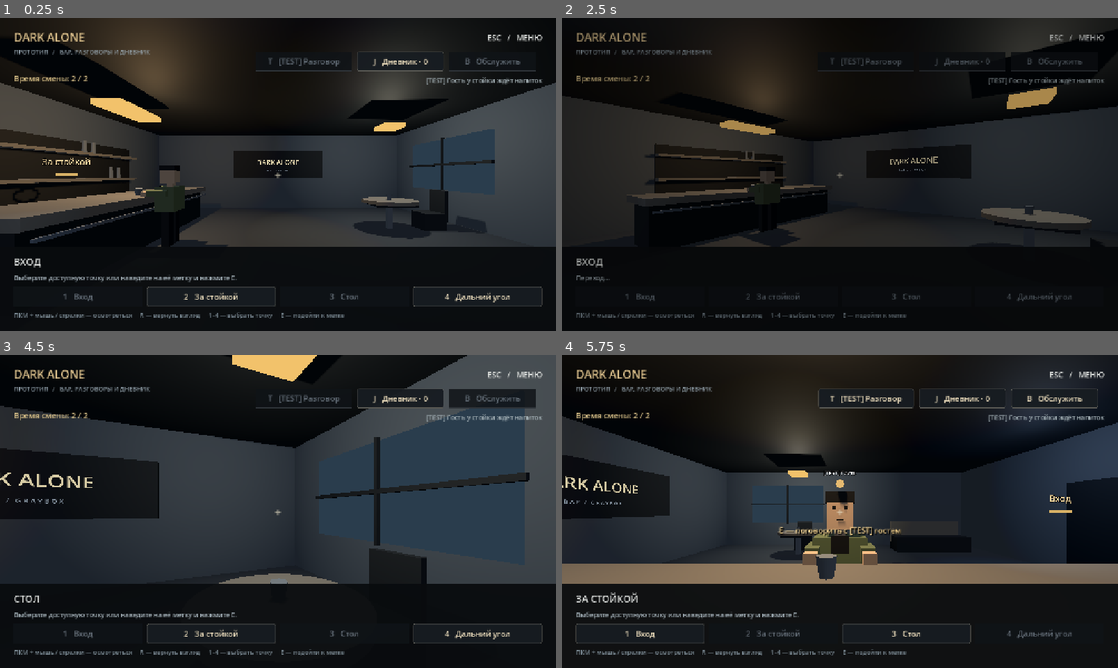
Above: before the commit, frames 1-4 (two rows, left to right).
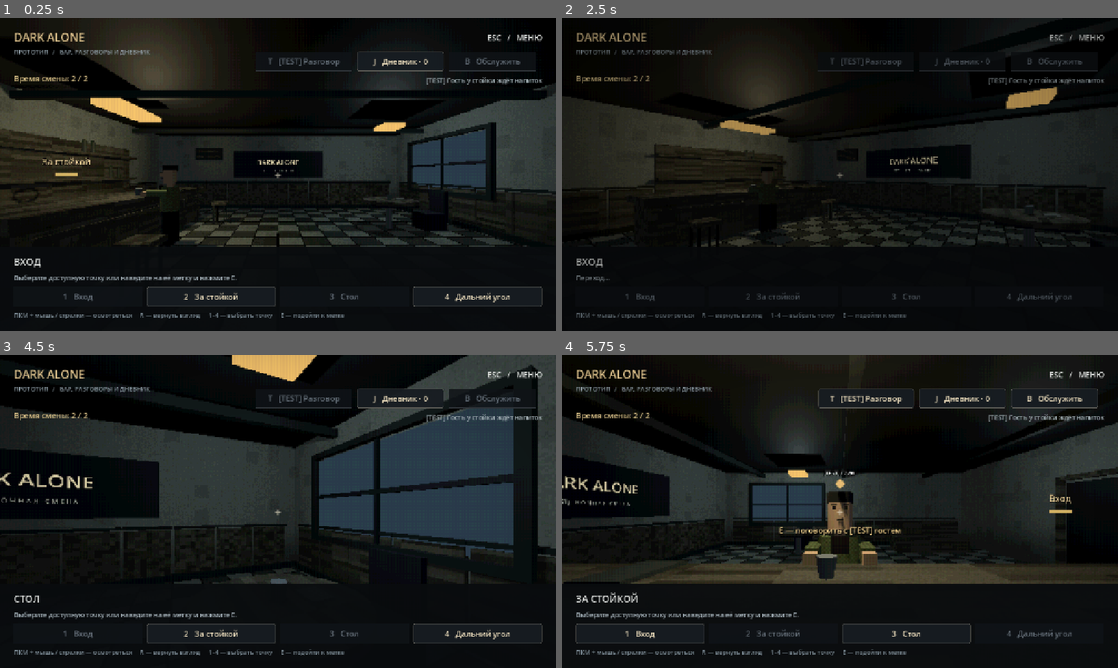
Above: after the commit, the same moments.

Repository: ZetMGC/Dark-Alone
Game: Godot game, scene res://scenes/main/main.tscn
The game is run twice, just before and just after one commit, with the same random seed, the same clock (stepped at 60 frames per second) and the same inputs.
Inputs:
- Up to frame 1 (0.25 s): no input
- Up to frame 2 (2.5 s): click "2 За стойкой" at 0.5 s; click "1 Вход" at 1.25 s; click "4 Дальний угол" at 2 s
- Up to frame 3 (4.5 s): click "3 Стол" at 2.75 s; click "J Дневник · 0" at 3.5 s; click "Вернуться в бар" at 4.25 s
- Up to frame 4 (5.75 s): click "2 За стойкой" at 5 s

The runs differ from the first frame. In frame 1, 17% of the frame differs, in the area x 0-100%, y 12-74%; in frame 2, 9.5%; in frame 3, 20%, in the area x 0-100%, y 0-74%; in frame 4, 17%.

Commit message:
feat(DA-030): add first PS1 bar art pass and presentation settings

Diff:
--- /dev/null
+++ b/assets/shaders/retro_screen.gdshader
@@ -0,0 +1,18 @@
+shader_type canvas_item;
+render_mode unshaded;
+
+uniform sampler2D screen_texture : hint_screen_texture, repeat_disable, filter_nearest;
+uniform float virtual_height = 360.0;
+
+void fragment() {
+	vec2 grid = vec2(virtual_height * SCREEN_PIXEL_SIZE.y / SCREEN_PIXEL_SIZE.x, virtual_height);
+	vec2 pixel = floor(SCREEN_UV * grid);
+	vec2 uv = (pixel + 0.5) / grid;
+	vec3 sample_color = textureLod(screen_texture, uv, 0.0).rgb;
+	// Неподвижная матрица: без временного шума, вспышек и дрожания камеры.
+	float pattern = mod(pixel.x, 2.0) * 2.0 + mod(pixel.y, 2.0);
+	sample_color = floor(sample_color * 31.0 + 0.5 + (pattern / 4.0 - 0.375) * 0.4) / 31.0;
+	vec2 radius = SCREEN_UV * 2.0 - 1.0;
+	float vignette = 1.0 - 0.16 * smoothstep(0.35, 1.5, dot(radius, radius));
+	COLOR = vec4(sample_color * vignette, 1.0);
+}
--- /dev/null
+++ b/assets/shaders/worn_surface.gdshader
@@ -0,0 +1,42 @@
+shader_type spatial;
+render_mode diffuse_lambert, specular_disabled;
+
+uniform vec4 tint : source_color = vec4(0.35, 0.35, 0.33, 1.0);
+// 0 — штукатурка, 1 — плитка, 2 — древесина, 3 — ткань.
+uniform int surface_kind = 0;
+uniform float pixel_density = 48.0;
+varying vec3 world_position;
+varying vec3 world_normal;
+
+float grain(vec3 p) {
+	return fract(sin(dot(p, vec3(12.9898, 78.233, 37.719))) * 43758.5453);
+}
+
+void vertex() {
+	world_position = (MODEL_MATRIX * vec4(VERTEX, 1.0)).xyz;
+	world_normal = normalize(MODEL_NORMAL_MATRIX * NORMAL);
+}
+
+void fragment() {
+	vec3 p = floor(world_position * pixel_density);
+	float fine = grain(p);
+	float stains = grain(floor(world_position * 3.0));
+	float value = 0.87 + fine * 0.12 - step(stains, 0.14) * 0.08;
+	if (surface_kind == 1) {
+		vec2 tile = world_position.xz * 1.6;
+		vec2 edge = min(fract(tile), 1.0 - fract(tile));
+		float checker = mod(floor(tile.x) + floor(tile.y), 2.0);
+		value *= mix(0.55, 1.0, checker);
+		value *= mix(0.3, 1.0, step(0.025, min(edge.x, edge.y)));
+	} else if (surface_kind == 2) {
+		float streak = grain(vec3(floor(p.x * 0.18), floor(p.y * 0.25), floor(p.z * 0.025)));
+		value *= 0.67 + streak * 0.45;
+	} else if (surface_kind == 3) {
+		value *= 0.86 + mod(p.y + p.z, 2.0) * 0.14;
+	} else {
+		float damp = 1.0 - smoothstep(0.2, 1.35, world_position.y);
+		value *= 1.0 - damp * 0.28;
+	}
+	ALBEDO = tint.rgb * value;
+	ROUGHNESS = 0.95;
+}
--- a/scenes/characters/test_guest.tscn
+++ b/scenes/characters/test_guest.tscn
@@ -1,6 +1,7 @@
-[gd_scene load_steps=11 format=3]
+[gd_scene load_steps=12 format=3]
 
 [ext_resource type="Script" path="res://scripts/characters/service_guest.gd" id="1"]
+[ext_resource type="Script" path="res://scripts/presentation/guest_art.gd" id="2_art"]
 
 [sub_resource type="SphereShape3D" id="Target"]
 radius = 0.32
@@ -52,6 +53,7 @@
 shape = SubResource("Target")
 
 [node name="Body" type="Node3D" parent="."]
+script = ExtResource("2_art")
 
 [node name="Head" type="MeshInstance3D" parent="Body"]
 position = Vector3(0, 0, 0)
--- a/scenes/levels/bar_graybox.tscn
+++ b/scenes/levels/bar_graybox.tscn
@@ -1,7 +1,8 @@
-[gd_scene load_steps=14 format=3]
+[gd_scene load_steps=15 format=3]
 
 [ext_resource type="PackedScene" path="res://scenes/levels/block.tscn" id="1_block"]
 [ext_resource type="PackedScene" path="res://scenes/navigation/anchor_point.tscn" id="2_anchor"]
+[ext_resource type="Script" path="res://scripts/presentation/bar_art.gd" id="3_art"]
 
 [sub_resource type="Environment" id="Environment"]
 background_mode = 1
@@ -63,6 +64,9 @@
 material = SubResource("Counter")
 
 [node name="BarLevel" type="Node3D"]
+
+[node name="Art" type="Node3D" parent="."]
+script = ExtResource("3_art")
 
 [node name="WorldEnvironment" type="WorldEnvironment" parent="."]
 environment = SubResource("Environment")
--- a/scenes/main/main.tscn
+++ b/scenes/main/main.tscn
@@ -11,6 +11,7 @@
 [ext_resource type="PackedScene" path="res://scenes/characters/test_guest.tscn" id="9"]
 [ext_resource type="PackedScene" path="res://scenes/ui/service_panel.tscn" id="10"]
 [ext_resource type="PackedScene" path="res://scenes/ui/shift_summary_panel.tscn" id="11"]
+[ext_resource type="PackedScene" path="res://scenes/presentation/presentation.tscn" id="12"]
 
 [node name="Main" type="Node3D"]
 script = ExtResource("1")
@@ -38,3 +39,5 @@
 [node name="ServicePanel" parent="." instance=ExtResource("10")]
 
 [node name="ShiftSummaryPanel" parent="." instance=ExtResource("11")]
+
+[node name="Presentation" parent="." instance=ExtResource("12")]
--- /dev/null
+++ b/scenes/presentation/presentation.tscn
@@ -0,0 +1,23 @@
+[gd_scene load_steps=4 format=3]
+
+[ext_resource type="Script" path="res://scripts/presentation/presentation_controller.gd" id="1"]
+[ext_resource type="Shader" path="res://assets/shaders/retro_screen.gdshader" id="2"]
+
+[sub_resource type="ShaderMaterial" id="Retro"]
+shader = ExtResource("2")
+
+[node name="Presentation" type="CanvasLayer"]
+layer = 2
+script = ExtResource("1")
+
+[node name="Screen" type="ColorRect" parent="."]
+anchors_preset = 15
+anchor_right = 1.0
+anchor_bottom = 1.0
+grow_horizontal = 2
+grow_vertical = 2
+mouse_filter = 2
+material = SubResource("Retro")
+
+[node name="Ambience" type="AudioStreamPlayer" parent="."]
+volume_db = -9.0
--- a/scenes/ui/navigation_hud.tscn
+++ b/scenes/ui/navigation_hud.tscn
@@ -171,6 +171,27 @@
 text = "Разговор и дневник\nУ стойки доступен [TEST] разговор."
 horizontal_alignment = 1
 
+[node name="RetroCheck" type="CheckButton" parent="Screen/Menu/Center/Content"]
+unique_name_in_owner = true
+layout_mode = 2
+text = "Ретро-изображение"
+button_pressed = true
+tooltip_text = "Пиксельное изображение и мягкая виньетка. Текст интерфейса остаётся чётким."
+
+[node name="AmbienceLabel" type="Label" parent="Screen/Menu/Center/Content"]
+unique_name_in_owner = true
+layout_mode = 2
+text = "Фоновый звук: 35%"
+
+[node name="AmbienceVolume" type="HSlider" parent="Screen/Menu/Center/Content"]
+unique_name_in_owner = true
+custom_minimum_size = Vector2(0, 32)
+layout_mode = 2
+max_value = 1.0
+step = 0.05
+value = 0.35
+tooltip_text = "Громкость фонового гула. Ноль полностью отключает звук."
+
 [node name="Resume" type="Button" parent="Screen/Menu/Center/Content"]
 unique_name_in_owner = true
 custom_minimum_size = Vector2(0, 52)
--- a/scripts/main/main.gd
+++ b/scripts/main/main.gd
@@ -63,6 +63,7 @@
 	_session.service_completed.connect(_on_service_completed)
 	_trigger.dialogue_requested.connect(_start_dialogue)
 	_refresh_navigation()
+	$Presentation.configure_controls(_hud)
 
 
 func _input(event: InputEvent) -> void:
--- /dev/null
+++ b/scripts/presentation/bar_art.gd
@@ -0,0 +1,119 @@
+extends Node3D
+## Декоративный проход: не меняет коллизии, якоря или игровые данные.
+
+const SURFACE = preload("res://assets/shaders/worn_surface.gdshader")
+var _wood: ShaderMaterial
+var _iron: StandardMaterial3D
+
+
+func _ready() -> void:
+	var geometry := get_parent().get_node("Geometry")
+	var plaster := _material(Color(0.39, 0.4, 0.38), 0)
+	var tile := _material(Color(0.36, 0.37, 0.34), 1)
+	_wood = _material(Color(0.26, 0.25, 0.22), 2)
+	_iron = StandardMaterial3D.new()
+	_iron.albedo_color = Color(0.09, 0.105, 0.1)
+	_iron.roughness = 0.85
+	for child in geometry.get_children():
+		if not child is MeshInstance3D:
+			continue
+		if str(child.name).ends_with("Wall"):
+			child.material_override = plaster
+		elif child.name == &"Floor":
+			child.material_override = tile
+		elif str(child.name).begins_with("Counter") or str(child.name).begins_with("Shelf") or child.name in [&"Bench", &"BenchBack", &"TableTop"]:
+			child.material_override = _wood
+	geometry.get_node("SignCaption").text = "[TEST]   Н О Ч Н А Я   С М Е Н А"
+	geometry.get_node("SignCaption").modulate = Color(0.6, 0.62, 0.58)
+	# Нижние панели, фризы и плинтус разделяют крупные плоскости.
+	for x in range(-5, 6):
+		_box(Vector3(x, 0.62, -6.82), Vector3(0.94, 1.18, 0.08), _wood)
+		_box(Vector3(x, 1.27, -6.78), Vector3(0.98, 0.06, 0.12), _iron)
+	for z in range(-6, 5):
+		for x in [-5.82, 5.82]:
+			_box(Vector3(x, 0.62, z), Vector3(0.09, 1.18, 0.94), _wood)
+			_box(Vector3(x, 1.27, z), Vector3(0.12, 0.06, 0.98), _iron)
+	_box(Vector3(0, 0.08, -6.76), Vector3(11.7, 0.16, 0.12), _iron)
+	for x in [-5.78, 5.78]:
+		_box(Vector3(x, 0.08, -1), Vector3(0.12, 0.16, 11.6), _iron)
+	# Балки, вентиляционная решётка, обрамление двери и окна.
+	for z in [-5.0, -1.0, 3.0]:
+		_box(Vector3(0, 3.42, z), Vector3(11.8, 0.18, 0.16), _iron)
+	for x in [-0.88, 0.88]:
+		_box(Vector3(x, 1.25, 4.71), Vector3(0.12, 2.5, 0.15), _wood)
+	_box(Vector3(0, 2.52, 4.71), Vector3(1.9, 0.12, 0.15), _wood)
+	_box(Vector3(0.52, 1.1, 4.7), Vector3(0.24, 0.035, 0.05), _iron)
+	_box(Vector3(-3.35, 2.65, -6.72), Vector3(1.25, 0.62, 0.08), _iron)
+	for index in 8:
+		_box(Vector3(-3.35, 2.4 + index * 0.07, -6.65), Vector3(1.12, 0.025, 0.08), _wood)
+	for z in [-5.6, -2.0]:
+		_box(Vector3(5.72, 2, z), Vector3(0.15, 2.02, 0.12), _iron)
+	for y in [1.02, 2.98]:
+		_box(Vector3(5.72, y, -3.8), Vector3(0.15, 0.12, 3.72), _iron)
+	# Простые табуреты и неинтерактивные предметы.
+	for z in [-3.5, 0.7]:
+		_stool(Vector3(-1.95, 0, z))
+	_box(Vector3(-3.2, 1.18, -2.8), Vector3(0.62, 0.035, 0.36), _iron)
+	_box(Vector3(3.7, 0.91, -2.7), Vector3(0.22, 0.025, 0.3), plaster)
+	# Панели передней стенки стойки.
+	for index in 8:
+		_box(Vector3(-3.025, 0.5, -4.2 + index * 0.72), Vector3(0.05, 0.8, 0.64), _wood)
+	_style_bottles()
+	_style_light()
+
+
+func _material(color: Color, kind: int) -> ShaderMaterial:
+	var result := ShaderMaterial.new()
+	result.shader = SURFACE
+	result.set_shader_parameter("tint", color)
+	result.set_shader_parameter("surface_kind", kind)
+	return result
+
+
+func _box(at: Vector3, size: Vector3, material: Material) -> MeshInstance3D:
+	var node := MeshInstance3D.new()
+	var mesh := BoxMesh.new()
+	mesh.size = size
+	node.mesh = mesh
+	node.material_override = material
+	node.position = at
+	add_child(node)
+	return node
+
+
+func _stool(at: Vector3) -> void:
+	_box(at + Vector3(0, 0.68, 0), Vector3(0.48, 0.09, 0.48), _wood)
+	for x in [-0.17, 0.17]:
+		for z in [-0.17, 0.17]:
+			_box(at + Vector3(x, 0.32, z), Vector3(0.045, 0.64, 0.045), _iron)
+
+
+func _style_bottles() -> void:
+	for node in get_parent().get_node("Props").get_children():
+		if not str(node.name).begins_with("Bottle"):
+			continue
+		var bottle := StandardMaterial3D.new()
+		bottle.albedo_color = Color(0.15, 0.17, 0.14)
+		bottle.roughness = 0.65
+		node.material_override = bottle
+		_box(node.position + Vector3(0.0, 0.13, 0.0), Vector3(0.05, 0.18, 0.05), bottle)
+
+
+func _style_light() -> void:
+	var level := get_parent()
+	var environment: Environment = level.get_node("WorldEnvironment").environment.duplicate()
+	level.get_node("WorldEnvironment").environment = environment
+	environment.background_color = Color(0.025, 0.03, 0.032)
+	environment.ambient_light_color = Color(0.48, 0.51, 0.51)
+	environment.ambient_light_energy = 0.46
+	level.get_node("Fill").light_energy = 0.12
+	var counter := level.get_node("Lights/CounterLight") as OmniLight3D
+	counter.light_color = Color(0.9, 0.83, 0.65)
+	counter.light_energy = 2.0
+	counter.omni_range = 6.0
+	var table := level.get_node("Lights/TableLight") as OmniLight3D
+	table.light_color = Color(0.62, 0.69, 0.7)
+	table.light_energy = 1.4
+	var entry := level.get_node("Lights/EntryLight") as OmniLight3D
+	entry.light_color = Color(0.57, 0.63, 0.65)
+	entry.light_energy = 0.85
--- /dev/null
+++ b/scripts/presentation/guest_art.gd
@@ -0,0 +1,27 @@
+extends Node3D
+## TEST-силуэт: гранёные формы и ткань, без канонической личности.
+
+
+func _ready() -> void:
+	var coat := ShaderMaterial.new()
+	coat.shader = preload("res://assets/shaders/worn_surface.gdshader")
+	coat.set_shader_parameter("tint", Color(0.29, 0.32, 0.22))
+	coat.set_shader_parameter("surface_kind", 3)
+	for name in ["Torso", "LeftArm", "RightArm"]:
+		get_node(name).material_override = coat
+	for name in ["Head", "Hair", "Torso"]:
+		var mesh := CylinderMesh.new()
+		mesh.radial_segments = 8
+		mesh.rings = 1
+		mesh.height = 1.0
+		mesh.top_radius = 0.43 if name == "Torso" else 0.5
+		mesh.bottom_radius = 0.5
+		get_node(name).mesh = mesh
+	for z in [-0.065, 0.065]:
+		var brow := MeshInstance3D.new()
+		var shape := BoxMesh.new()
+		shape.size = Vector3(0.014, 0.017, 0.055)
+		brow.mesh = shape
+		brow.position = Vector3(0.161, 0.073, z)
+		brow.material_override = $Hair.material_override
+		add_child(brow)
--- /dev/null
+++ b/scripts/presentation/presentation_controller.gd
@@ -0,0 +1,92 @@
+class_name PresentationController
+extends CanvasLayer
+## Только оформление и настройки восприятия; не хранит игровой прогресс.
+
+static var _retro_enabled: bool = true
+static var _ambience_gain: float = 0.35
+static var _hum: AudioStreamWAV
+
+var _retro_control: CheckButton
+var _volume_control: HSlider
+var _volume_label: Label
+
+
+func _ready() -> void:
+	$Screen.visible = _retro_enabled
+	if _hum == null:
+		_hum = _make_hum()
+	$Ambience.stream = _hum
+	_apply_volume()
+
+
+func configure_controls(hud: NavigationHUD) -> void:
+	_retro_control = hud.get_node("%RetroCheck")
+	_volume_control = hud.get_node("%AmbienceVolume")
+	_volume_label = hud.get_node("%AmbienceLabel")
+	_retro_control.set_pressed_no_signal(_retro_enabled)
+	_volume_control.set_value_no_signal(_ambience_gain)
+	_update_label()
+	_retro_control.toggled.connect(set_retro_enabled)
+	_volume_control.value_changed.connect(set_ambience_gain)
+
+
+func set_retro_enabled(value: bool) -> void:
+	_retro_enabled = value
+	$Screen.visible = value
+	if is_instance_valid(_retro_control):
+		_retro_control.set_pressed_no_signal(value)
+
+
+func is_retro_enabled() -> bool:
+	return _retro_enabled
+
+
+func set_ambience_gain(value: float) -> void:
+	if not is_finite(value):
+		return
+	_ambience_gain = clampf(value, 0.0, 1.0)
+	_apply_volume()
+	_update_label()
+	if is_instance_valid(_volume_control):
+		_volume_control.set_value_no_signal(_ambience_gain)
+
+
+func get_ambience_gain() -> float:
+	return _ambience_gain
+
+
+func _apply_volume() -> void:
+	$Ambience.volume_db = linear_to_db(maxf(_ambience_gain, 0.0001))
+	if _ambience_gain == 0.0:
+		$Ambience.stop()
+	elif not $Ambience.playing and AudioServer.get_driver_name() != "Dummy":
+		$Ambience.play()
+
+
+func _update_label() -> void:
+	if is_instance_valid(_volume_label):
+		_volume_label.text = "Фоновый звук: %d%%" % roundi(_ambience_gain * 100.0)
+
+
+func _make_hum() -> AudioStreamWAV:
+	const RATE := 11025
+	const COUNT := RATE * 4
+	var pcm := PackedByteArray()
+	pcm.resize(COUNT * 2)
+	var random := RandomNumberGenerator.new()
+	random.seed = 30030
+	var noise: float = 0.0
+	for frame in COUNT:
+		var time := float(frame) / RATE
+		noise = lerpf(noise, random.randf_range(-1.0, 1.0), 0.06)
+		var signal_value := sin(TAU * 55.0 * time) * 0.035 + sin(TAU * 110.0 * time) * 0.008
+		# Огибающая шума с нулём на стыке; синусы укладываются в целые периоды.
+		signal_value += noise * 0.055 * sin(PI * float(frame) / COUNT)
+		pcm.encode_s16(frame * 2, roundi(clampf(signal_value, -1.0, 1.0) * 32767.0))
+	var result := AudioStreamWAV.new()
+	result.format = AudioStreamWAV.FORMAT_16_BITS
+	result.mix_rate = RATE
+	result.data = pcm
+	result.loop_mode = AudioStreamWAV.LOOP_FORWARD
+	result.loop_end = COUNT
+	return result
--- /dev/null
+++ b/tests/presentation_test.gd
@@ -0,0 +1,67 @@
+extends SceneTree
+
+var _checks: int = 0
+var _failures: int = 0
+
+
+func _initialize() -> void:
+	_run.call_deferred()
+
+
+func _expect(value: bool, message: String) -> void:
+	_checks += 1
+	if not value:
+		_failures += 1
+		printerr("FAIL: " + message)
+
+
+func _run() -> void:
+	create_timer(20).timeout.connect(func() -> void:
+		printerr("FAIL: presentation test timed out")
+		quit(1)
+	)
+	var main := (load("res://scenes/main/main.tscn") as PackedScene).instantiate()
+	root.add_child(main)
+	current_scene = main
+	await process_frame
+	var presentation := main.get_node("Presentation") as PresentationController
+	var hud := main.get_node("NavigationHUD") as NavigationHUD
+	var rig := main.get_node("AnchorCamera") as AnchorCamera
+	var session := main.get_node("NarrativeSession") as NarrativeSession
+	var state_before := [session.shift.remaining, session.service.served, session.journal.get_entries().size(), rig.current_anchor_id]
+	_expect(presentation.layer < hud.layer and presentation.get_node("Screen").mouse_filter == Control.MOUSE_FILTER_IGNORE, "Effect stays below UI and does not intercept input")
+	_expect(presentation.is_retro_enabled(), "Retro on by default")
+	session.open_menu()
+	hud.get_node("%RetroCheck").button_pressed = false
+	_expect(not presentation.is_retro_enabled() and not presentation.get_node("Screen").visible, "Menu disables entire effect")
+	hud.get_node("%AmbienceVolume").value = 0
+	_expect(presentation.get_ambience_gain() == 0 and not presentation.get_node("Ambience").playing, "Zero volume silences ambience")
+	presentation.set_ambience_gain(INF)
+	_expect(presentation.get_ambience_gain() == 0, "Non-finite volume ignored")
+	presentation.set_ambience_gain(2.0)
+	_expect(presentation.get_ambience_gain() == 1.0, "Volume bounded")
+	presentation.set_ambience_gain(0.0)
+	var sound: AudioStreamWAV = presentation.get_node("Ambience").stream
+	_expect(sound != null and sound.mix_rate == 11025 and sound.loop_end == 44100, "Loop format and duration stable")
+	var peak: int = 0
+	for index in range(0, sound.data.size(), 2):
+		peak = maxi(peak, absi(sound.data.decode_s16(index)))
+	_expect(peak > 500 and peak < 4000, "Hum non-silent and has headroom")
+	_expect(state_before == [session.shift.remaining, session.service.served, session.journal.get_entries().size(), rig.current_anchor_id], "Presentation settings cannot change gameplay")
+	_expect(session.mode == NarrativeSession.MENU, "Settings do not leave modal menu")
+	current_scene = null
+	main.queue_free()
+	await process_frame
+	main = (load("res://scenes/main/main.tscn") as PackedScene).instantiate()
+	root.add_child(main)
+	current_scene = main
+	await process_frame
+	presentation = main.get_node("Presentation")
+	_expect(not presentation.is_retro_enabled() and presentation.get_ambience_gain() == 0, "Per-process preferences survive scene replacement")
+	_expect(not main.get_node("NavigationHUD/%RetroCheck").button_pressed and main.get_node("NavigationHUD/%AmbienceVolume").value == 0, "Controls reflect retained preferences")
+	presentation.set_retro_enabled(true)
+	presentation.set_ambience_gain(0.35)
+	main.queue_free()
+	await process_frame
+	print("%s: presentation, %d checks, %d failures" % ["PASS" if _failures == 0 else "FAIL", _checks, _failures])
+	quit(0 if _failures == 0 else 1)
--- /dev/null
+++ b/tools/capture_art_preview.gd
@@ -0,0 +1,66 @@
+extends SceneTree
+
+var _output: String
+var _suffix: String = ""
+
+
+func _initialize() -> void:
+	_capture.call_deferred()
+
+
+func _capture() -> void:
+	if DisplayServer.get_name() == "headless":
+		printerr("Art capture requires a rendering display driver")
+		quit(1)
+		return
+	_output = ProjectSettings.globalize_path("res://artifacts")
+	DirAccess.make_dir_recursive_absolute(_output)
+	var ignore := FileAccess.open(_output.path_join(".gdignore"), FileAccess.WRITE)
+	ignore.close()
+	if "--small" in OS.get_cmdline_user_args():
+		_suffix = "_small"
+		DisplayServer.window_set_size(Vector2i(960, 600))
+	var main := (load("res://scenes/main/main.tscn") as PackedScene).instantiate()
+	root.add_child(main)
+	current_scene = main
+	var rig := main.get_node("AnchorCamera") as AnchorCamera
+	var presentation := main.get_node("Presentation") as PresentationController
+	var session := main.get_node("NarrativeSession") as NarrativeSession
+	for destination: StringName in [&"entry", &"counter", &"table", &"corner"]:
+		if destination != rig.current_anchor_id:
+			rig.request_move(destination)
+			await rig.anchor_reached
+		await _save(str(destination))
+		if destination == &"counter":
+			presentation.set_retro_enabled(false)
+			await _save("counter_clean")
+			presentation.set_retro_enabled(true)
+			# Медленный обзор в обе стороны, без автоматической тряски.
+			for direction in [-1.0, 1.0]:
+				for frame in 30:
+					rig.apply_look_delta(Vector2(direction * 0.006, 0))
+					await process_frame
+				await _save("look_left" if direction < 0 else "look_center")
+			rig.reset_look()
+			session.open_menu()
+			await _save("settings")
+			session.resume_menu()
+			main.start_test_dialogue()
+			await _save("dialogue")
+			session.open_journal()
+			await _save("journal")
+			session.close_journal()
+			session.cancel_dialogue()
+	print("PASS: art anchors, settings, dialogue, journal, look and fades captured")
+	quit()
+
+
+func _save(label: String) -> void:
+	for frame in 5:
+		await process_frame
+	await RenderingServer.frame_post_draw
+	var path := _output.path_join("da030_" + label + _suffix + ".png")
+	if root.get_texture().get_image().save_png(path) != OK:
+		printerr("FAIL: cannot save " + path)
+		quit(1)
+	print("Saved art preview: " + path)
Not shown, added: assets/shaders/retro_screen.gdshader.uid
Not shown, added: assets/shaders/worn_surface.gdshader.uid
Not shown: 1 places in scenes/main/main.tscn that only renumber resources
Not shown, added: scripts/presentation/bar_art.gd.uid
Not shown, added: scripts/presentation/guest_art.gd.uid
Not shown, added: scripts/presentation/presentation_controller.gd.uid
Not shown, added: tests/presentation_test.gd.uid
Not shown, changed: docs/ARCHITECTURE.md
Not shown, added: docs/ART_GUIDE.md
Not shown, changed: docs/ASSETS.md
Not shown, changed: docs/BACKLOG.md
Not shown, changed: docs/CONCEPT.md
(and 11 more such lines)
